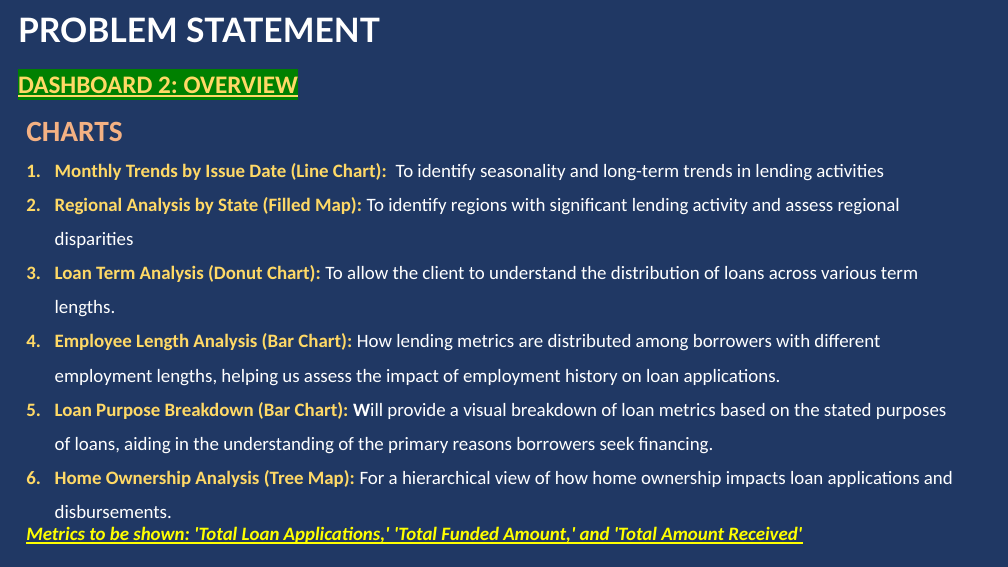
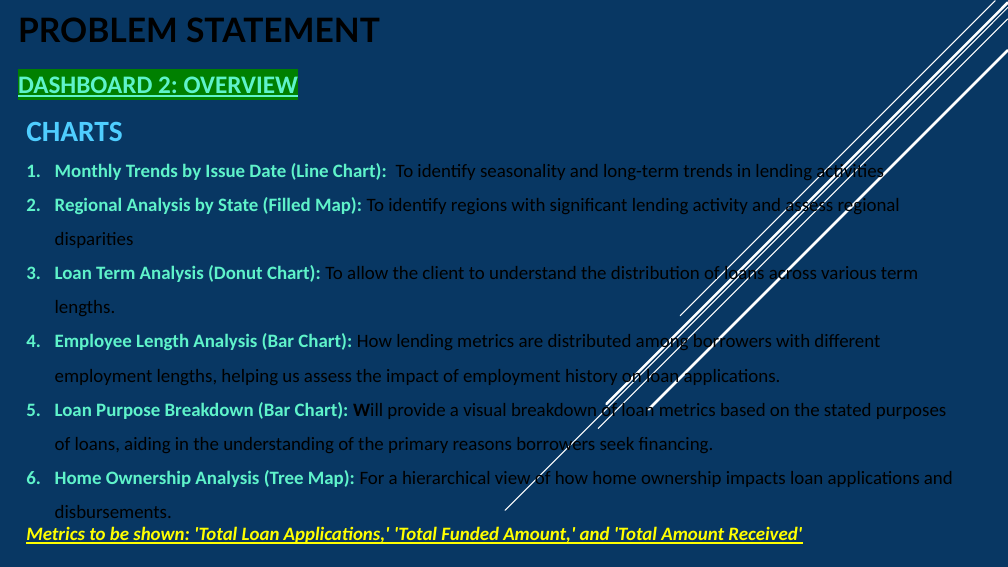
Before and after one commit to 13vInAyS/-Bank-Loan-Analysis-Project-SQL-SERVER-MANAGEMENT-STUDIO-Power-BI-Excel, a slide deck: slide 11 of Bank Loan PPT Power BI.pptx. Drawn at 1008x567 pixels with LibreOffice and Linux fonts; fonts in the diff are those of the drawing. Boxes give left, top, right and bottom in pixels: in the first picture for what was removed or moved away, otherwise in the second. Text is boxed around its words. In the diff, an @@ line names an element or a change of style, - is before the commit and + after.

```diff
--- a/Bank Loan PPT Power BI.pptx
+++ b/Bank Loan PPT Power BI.pptx
@@ background #203864 to #083763 @@
@@ text "PROBLEM STATEMENT" at bbox=[18, 17, 380, 42]: text colour #FFFFFF to #000000 @@
@@ line added from (1008, 8) to (505, 510), #FFFFFF 1 pt @@
@@ line added from (1008, 19) to (598, 429), #FFFFFF 1 pt @@
@@ line added from (1008, 3) to (606, 404), #FFFFFF 2.5 pt @@
@@ line added from (995, 1) to (681, 316), #FFFFFF 1 pt @@
@@ line added from (1008, 51) to (649, 410), #FFFFFF 2.5 pt @@
@@ text "DASHBOARD 2: OVERVIEW" at bbox=[18, 76, 298, 97]: text colour #FFD966 to #5FF3CA @@
@@ text at bbox=[26, 122, 953, 518]: text colour #F4B183 to #4FCEFF in "CHARTS"; text colour #FFD966 to #5FF3CA in "Monthly Trends by Issue Date (Line Chart):", "Regional Analysis by State (Filled Map):", "Loan Term Analysis (Donut Chart):", "Employee Length Analysis (Bar Chart):" and 2 more places; text colour #FFFFFF to #000000 in "To identify seasonality and long-term trends in ...", "To identify regions with significant lending activity ...", "To allow the client to understand the ...", "How lending metrics are distributed among borrowers ..." and 2 more places @@
```
Also in this commit, not shown: 12 other slides changed.
